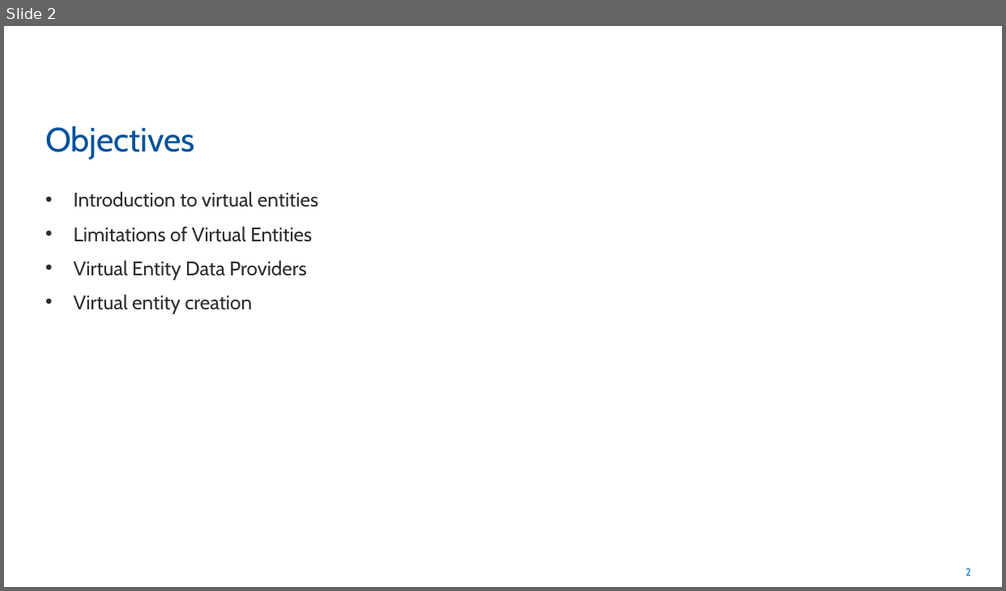
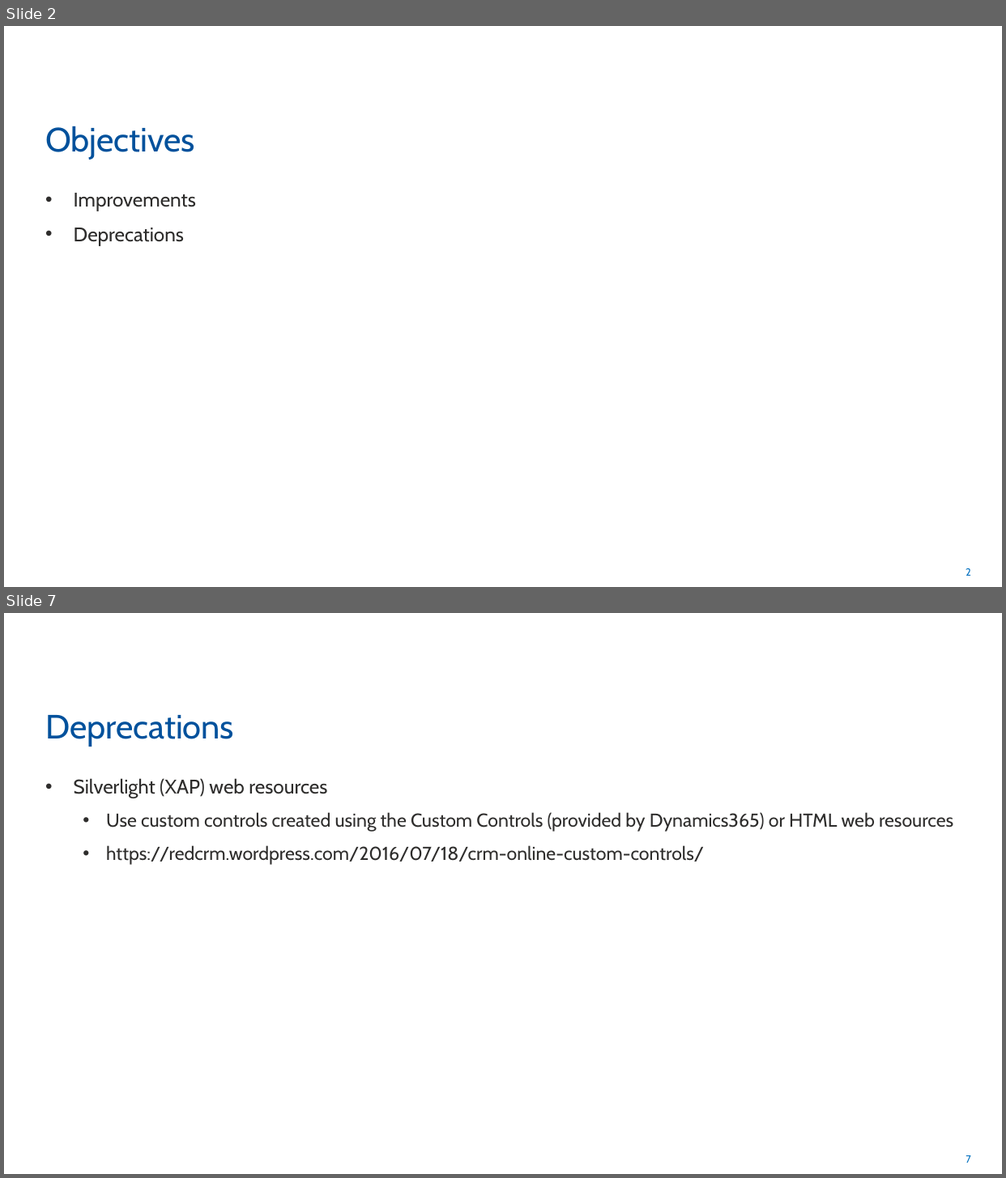
Before and after one commit to rogerhillgsy/CRMTraining, a slide deck: Documents/QA Powerpoints/Module 10.pptx. Shown one above the other, each under a label of ours: slide 2 before the commit, slides 2 and 7 after it; the slides between them are not shown. The pictures are 1006x591 and 1006x1178 pixels, drawn with LibreOffice and Linux fonts; fonts in the diff are those of the drawing. Boxes give left, top, right and bottom in pixels: in the first picture for what was removed or moved away, otherwise in the second. Text is boxed around its words. In the diff, an @@ line names an element or a change of style, - is before the commit and + after.

```diff
--- a/Documents/QA Powerpoints/Module 10.pptx
+++ b/Documents/QA Powerpoints/Module 10.pptx
@@ slide 7 added at (4,613,1002,1174), background #FFFFFF; not listed: 1 template element that a slide beside it also shows @@
@@ title added at (45,715,234,747), 32.4 pt, text #00519C @@
+Deprecations
@@ text added at (74,778,953,865), 18 pt, text #2E2D2C @@
+• Silverlight (XAP) web resources
+  • Use custom controls created using the Custom Controls (provided by Dynamics365) or HTML web resources
+  • https://redcrm.wordpress.com/2016/07/18/crm-online-custom-controls/
@@ slide 2 changed as well @@
@@ text at (74,193,196,246): text changed @@
-• Introduction to virtual entities
-• Limitations of Virtual Entities
-• Virtual Entity Data Providers
-• Virtual entity creation
+• Improvements
+• Deprecations
```
Also in this commit, not shown: 4 other slides changed, 7 other slides added, 10 slides removed, 1 other file.
